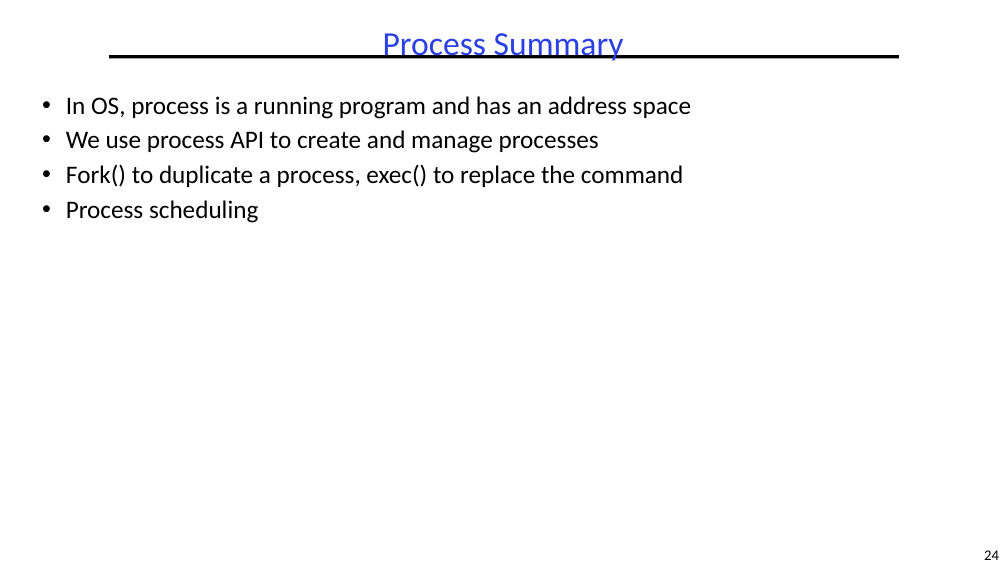
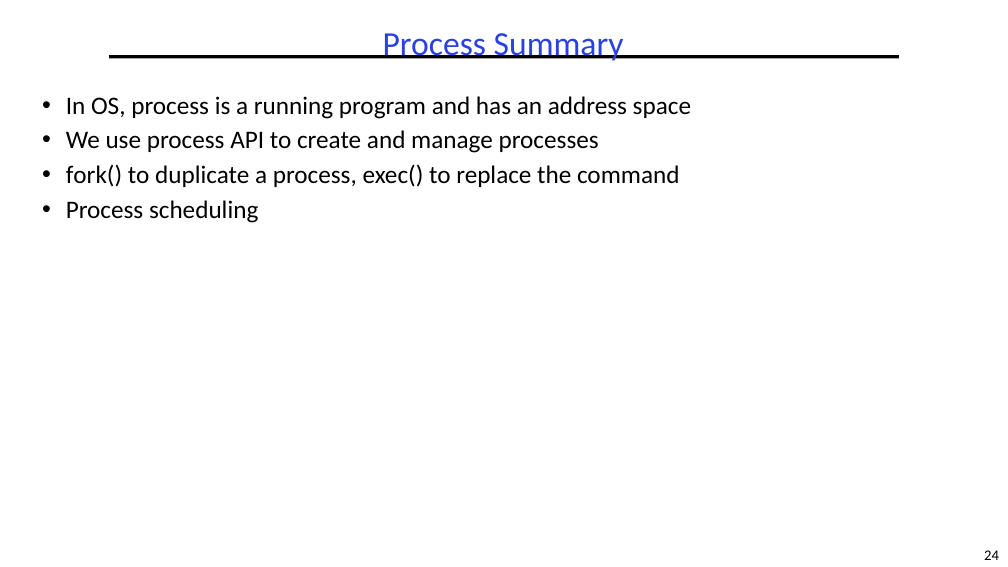
Before and after one commit to guhofstra/CSC256Fa25, a slide deck: slide 24 of PPTs/L2-Processes Threads.pptx. Drawn at 1008x567 pixels with LibreOffice and Linux fonts; fonts in the diff are those of the drawing. Boxes give left, top, right and bottom in pixels: in the first picture for what was removed or moved away, otherwise in the second. Text is boxed around its words. In the diff, an @@ line names an element or a change of style, - is before the commit and + after.

```diff
--- a/PPTs/L2-Processes Threads.pptx
+++ b/PPTs/L2-Processes Threads.pptx
@@ text at <box>66,164,680,187</box>: text changed @@
-• Fork() to duplicate a process, exec() to replace the command
+• fork() to duplicate a process, exec() to replace the command
```
Also in this commit, not shown: 8 other slides changed, 1 other file.
